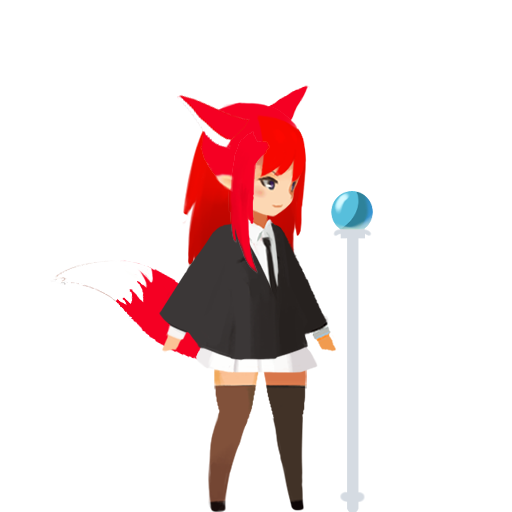
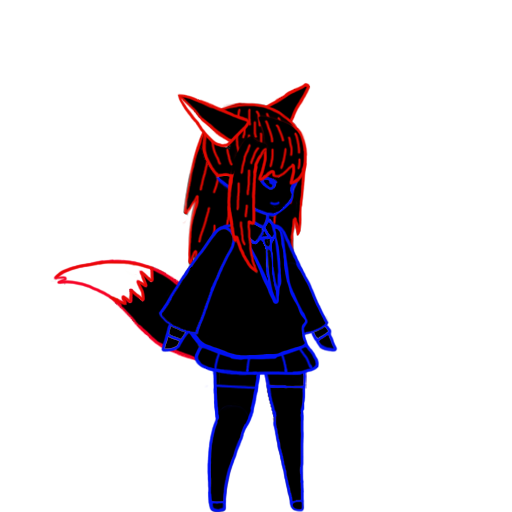
The second w=512, h=512 image is a revision of the first. Changes to its layers:
painted on "left ear" over [177, 93, 251, 149]
painted on "13 hair side" over [226, 131, 271, 274]
painted on "16 arm front down" over [158, 265, 218, 353]
removed layer "15 Staff 복사" over [331, 191, 373, 512]
painted on "14 arm front up" over [183, 225, 237, 299]
painted on "12 hair front" over [254, 113, 308, 186]
painted on "11 head" over [200, 102, 305, 217]
painted on "right ear" over [242, 82, 311, 144]
painted on "10 Cape 복사" over [172, 221, 309, 362]
painted on "09 Shirt" over [216, 191, 287, 328]
painted on "08 Skirt" over [193, 284, 320, 376]
painted on "07 leg front down" over [207, 404, 249, 512]
painted on "06 leg front up" over [204, 312, 267, 436]
painted on "tail" over [53, 258, 247, 366]
painted on "05 leg back down" over [272, 405, 305, 512]
painted on "04 leg back up" over [257, 324, 307, 433]
painted on "03 arm back down" over [269, 261, 338, 353]
painted on "02 arm back up" over [260, 223, 306, 295]
painted on "01 hair back" over [183, 116, 307, 318]
